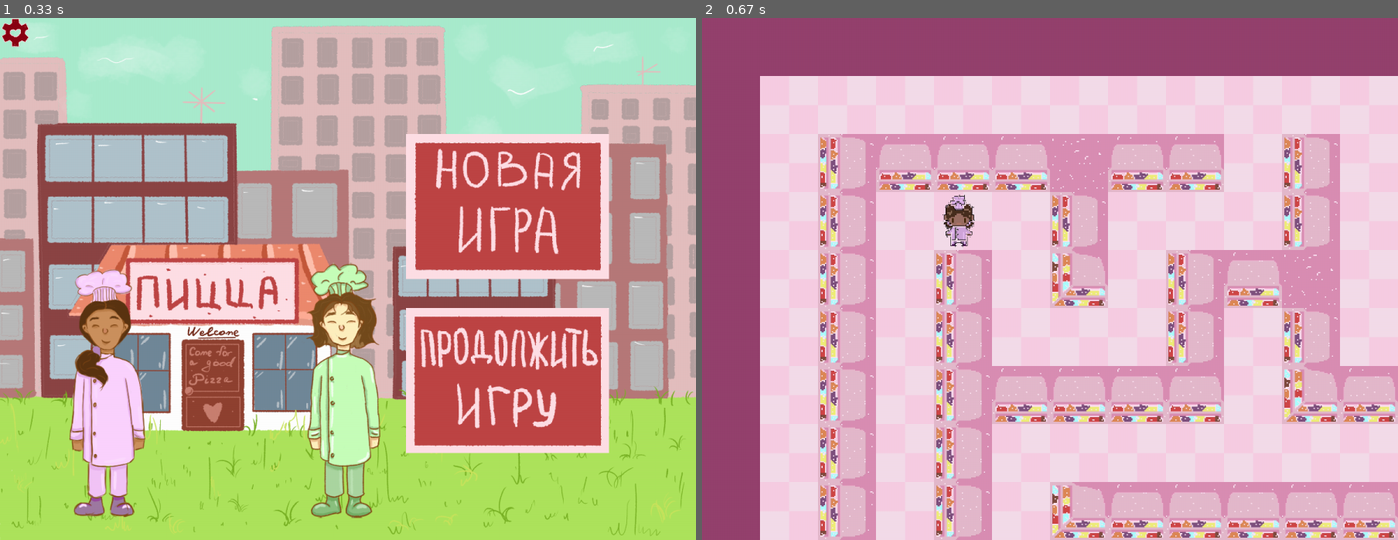
Above: before the commit, frames 1-2 (left to right).
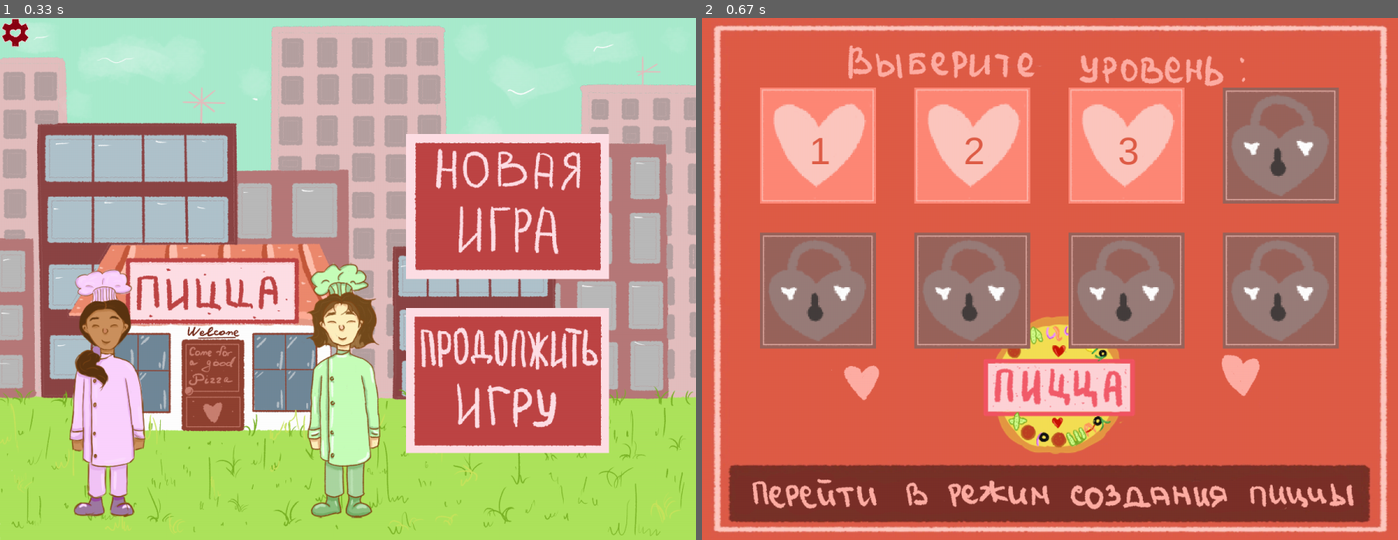
Above: after the commit, the same moments.

Repository: KsenyaShestakova/pygame_project
Game: pygame game, started from 1.py
The game is run twice, just before and just after one commit, with the same random seed, the same clock (stepped at 60 frames per second) and the same inputs.
Inputs (mouse positions are in pixels of both pictures, inside the frame that each line leads up to):
- Up to frame 1 (0.33 s): no input
- Up to frame 2 (0.67 s): click (1210, 378) at 0.38 s

Frame 1 is identical in both runs. In frame 2, 99% of the frame differs, in the area x 0-100%, y 0-100%.

Commit message:
Menu with open lvl

Diff:
--- a/1.py
+++ b/1.py
@@ -2,9 +2,11 @@
 
 import pygame
 from load_img import load_image
-from file_with_const import size, HEIGHT, WIDTH,\
-    all_sprites, btns, settings_spr, tiles_group, player_group
+from file_with_const import size, HEIGHT, WIDTH, \
+    all_sprites, btns, settings_spr, tiles_group, player_group, terminate
 from buttons import Buttons
+from menu import menu
+from story import story
 
 
 def start_screen(surface):
@@ -84,37 +86,14 @@
             print(1)
 
 
-def terminate():
-    pygame.quit()
-    sys.exit()
-
-
-def story():
-    story = pygame.transform.scale(load_image('story.png'), (WIDTH, HEIGHT))
-    screen.blit(story, (0, 0))
-
-    while True:
-        for event in pygame.event.get():
-            if event.type == pygame.QUIT:
-                terminate()
-
-            elif event.type == pygame.KEYDOWN or \
-                    event.type == pygame.MOUSEBUTTONDOWN:
-                return  # начинаем игру
-        pygame.display.flip()
-        clock.tick(FPS)
-
-
 def load_level(filename):
     # filename = "data/" + filename
     # читаем уровень, убирая символы перевода строки
     with open(filename, 'r') as mapFile:
         level_map = [line.strip() for line in mapFile]
 
-    # и подсчитываем максимальную длину
     max_width = max(map(len, level_map))
 
-    # дополняем каждую строку пустыми клетками ('.')
     return list(map(lambda x: list(x.ljust(max_width, '.')), level_map))
 
 
@@ -202,6 +181,16 @@
 clock = pygame.time.Clock()
 camera = Camera()
 
+levels = {
+    1: 'level_1.txt',
+    2: 'level_2.txt',
+    3: 'level_3.txt',
+    4: 'level_4.txt',
+    5: 'level_5.txt',
+    6: 'level_6.txt',
+    7: 'level_7.txt',
+    8: 'level_8.txt'
+}
 
 tile_images = {
     '0': pygame.transform.scale(load_image('TEXTURE_0.jpg'), (100, 100)),
@@ -218,9 +207,11 @@
 
 
 if start_screen(screen) == 'new game':
-    story()
-
-level_map = load_level('level_3.txt')
+    story(screen)
+level = menu(screen)
+print(level)
+
+level_map = load_level(levels[level])
 player, max_x, max_y = generate_level(level_map)
 
 running = True
--- a/buttons.py
+++ b/buttons.py
@@ -22,13 +22,13 @@
 
     def draw_text(self, surface, color='black', x=None, y=None):
         if self.text != '':
-            font = pygame.font.SysFont('arial', 60)
+            font = pygame.font.SysFont('arial', int(self.width // 3))
             text = font.render(self.text, True, color)
             if x and y:
                 surface.blit(text, (x, y))
             else:
-                text_x = self.x + self.width // 2
-                text_y = self.y + self.width // 2
+                text_x = self.x + self.width // 2 - self.width // 13
+                text_y = self.y + self.width // 2 - self.height // 7
                 surface.blit(text, (text_x, text_y))
 
     def update(self, *args):
--- a/file_new.py
+++ b/file_new.py
@@ -1,7 +1,7 @@
 OLD_GAME = False
 
-FIRST_LEVEL = False
-SECOND_LEVEL = False
+FIRST_LEVEL = True
+SECOND_LEVEL = True
 THIRD_LEVEL = False
 FOURTH_LEVEL = False
 FIFTH_LEVEL = False
--- a/menu.py
+++ b/menu.py
@@ -14,18 +14,8 @@
 def menu(surface):
     fon = pygame.transform.scale(load_image('menu_of_lvls.png'), (WIDTH, HEIGHT))
     surface.blit(fon, (0, 0))
-    levels_is_open = [FIRST_LEVEL, SECOND_LEVEL, THIRD_LEVEL, FOURTH_LEVEL,
-              FIFTH_LEVEL, SIXTH_LEVEL, SEVENTH_LEVEL, EIGHT_LEVEL]
-    coords = []
-    for i in range(8):
-        coords.append(COORDS[i + 1])
-    levels = []
-    for coord, i, lvl_is_op in zip(coords, range(1, 9), levels_is_open):
-        levels.append(LevelBtn(coord, (WIDTH / 6, WIDTH / 6), i, lvl_is_op))
+    do_buttons(surface)
 
-    lvl_btn.draw(surface)
-    for el in lvl_btn:
-        el.draw_text(surface)
     while True:
         for event in pygame.event.get():
 
@@ -48,20 +38,46 @@
         lvl8 = LevelBtn(COORDS[8], (WIDTH / 6, WIDTH / 6), 8, EIGHT_LEVEL)
     """
 
+
 def render_coords():
-    global COORDS
+    COORDS = {}
     for i in range(4):
         x, y = int(WIDTH / 12 + WIDTH / 6 * i + WIDTH // 18 * i), int(WIDTH / 10)
         COORDS[i + 1] = (x, y)
         y += int(WIDTH * 5 / 24)
         COORDS[i + 5] = (x, y)
+    return COORDS
+
+
+def do_buttons(surface):
+    levels_is_open = [True, FIRST_LEVEL, SECOND_LEVEL, THIRD_LEVEL, FOURTH_LEVEL,
+                      FIFTH_LEVEL, SIXTH_LEVEL, SEVENTH_LEVEL]
+    coords = []
+    COORDS = render_coords()
+    size_button = (WIDTH / 6, WIDTH / 6)
+    for i in range(8):
+        coords.append(COORDS[i + 1])
+    levels = []
+    for coord, i, lvl_is_op in zip(coords, range(1, 9), levels_is_open):
+        levels.append(LevelBtn(coord, size_button, i, lvl_is_op))
+
+    lvl_btn.draw(surface)
+    for el in lvl_btn:
+        if el.is_open:
+            el.draw_text(surface, (223, 93, 71))
 
 
 class LevelBtn(Buttons):
     level_img_otkr = 'open_level.png'
+    level_img_not_otkr = "close_level.png"
 
     def __init__(self, coords: tuple, transform: tuple, lvl_number, is_open):
-        Buttons.__init__(self, name=LevelBtn.level_img_otkr, pos_x=coords[0],
+        if is_open:
+            img = LevelBtn.level_img_otkr
+        else:
+            img = LevelBtn.level_img_not_otkr
+
+        Buttons.__init__(self, name=img, pos_x=coords[0],
                          pos_y=coords[1], transform_width=transform[0],
                          transform_height=transform[1], text=str(lvl_number))
         pygame.sprite.Sprite.__init__(self, lvl_btn, all_sprites)
@@ -69,6 +85,18 @@
         self.number = lvl_number
         self.is_open = is_open
 
-COORDS = {}
-render_coords()
-menu(screen)
+    def update(self, *args):
+        try:
+            if args and args[0].type == pygame.MOUSEBUTTONDOWN and \
+                    self.rect.collidepoint(args[0].pos) and self.is_open:
+                return self.number
+            elif args and self.x <= pygame.mouse.get_pos()[0] <= self.x + self.width and \
+                    self.y <= pygame.mouse.get_pos()[1] <= self.y + self.height:
+                self.image = self.change_img
+            else:
+                self.image = self.old_img
+        except AttributeError:
+            return
+
+    def get_level_number(self):
+        return self.number
--- a/pillow_change_brightness.py
+++ b/pillow_change_brightness.py
@@ -23,4 +23,4 @@
     res.save(endname)
 
 
-box('open_level.png', 'open_level_change.png')
+box('close_level.png', 'close_level_change.png')
--- /dev/null
+++ b/story.py
@@ -0,0 +1,20 @@
+import pygame
+
+from file_with_const import WIDTH, HEIGHT, terminate, clock, FPS
+from load_img import load_image
+
+
+def story(surface):
+    story = pygame.transform.scale(load_image('story.png'), (WIDTH, HEIGHT))
+    surface.blit(story, (0, 0))
+
+    while True:
+        for event in pygame.event.get():
+            if event.type == pygame.QUIT:
+                terminate()
+
+            elif event.type == pygame.KEYDOWN or \
+                    event.type == pygame.MOUSEBUTTONDOWN:
+                return  # начинаем игру
+        pygame.display.flip()
+        clock.tick(FPS)
Binary file added: data/close_level_change.png
